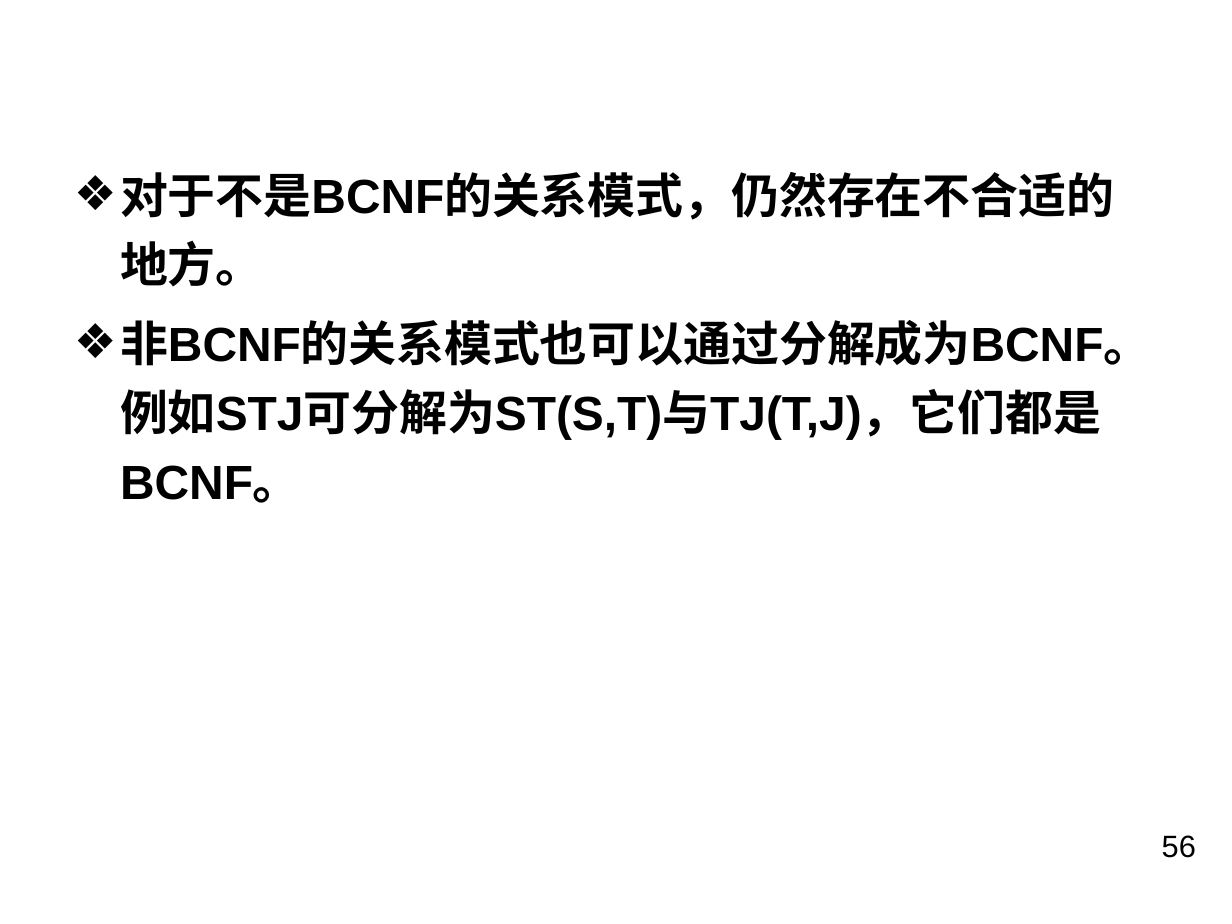
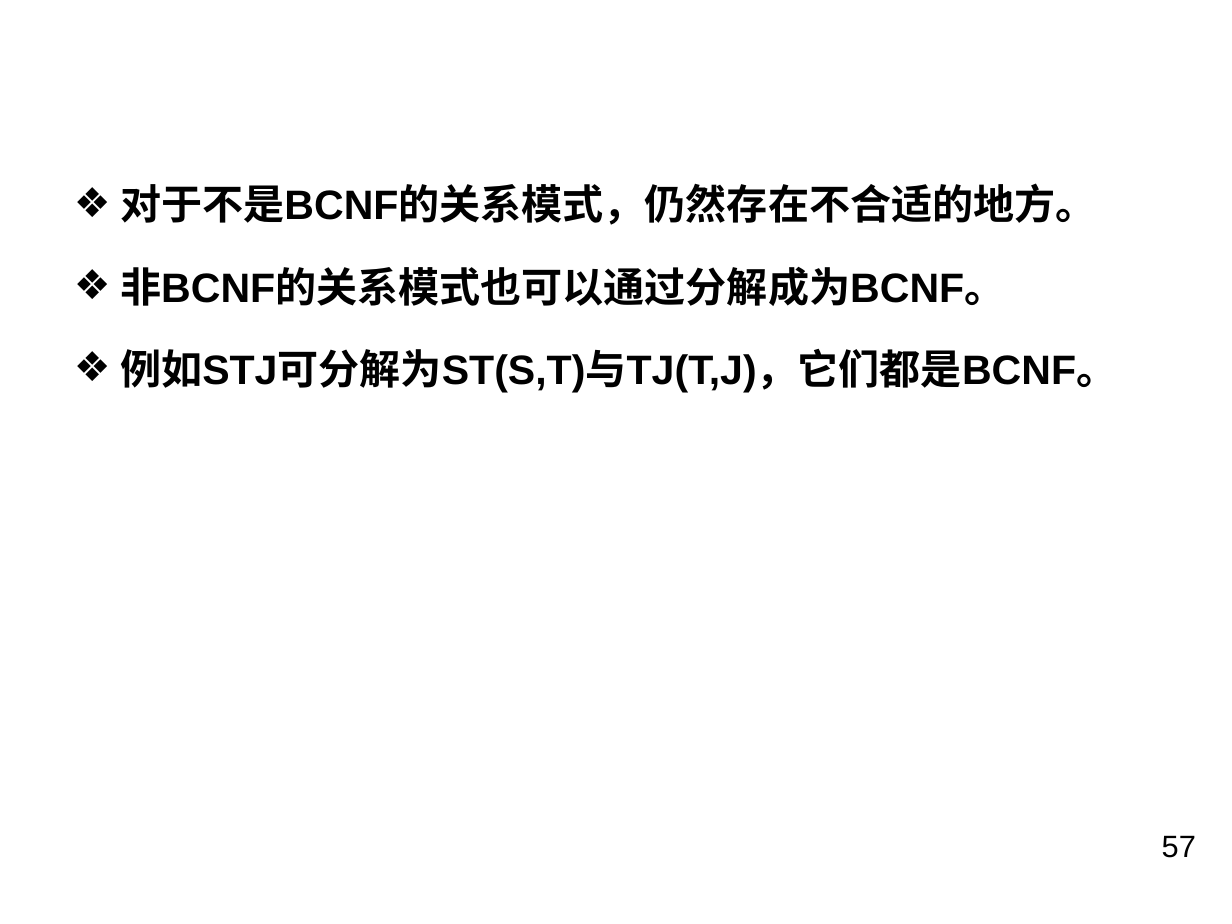
Before and after one commit to BlueVegetable/kejian, a slide deck: slide 57 of 数据库系统/第6章.pptx (slide 56 before the commit). Drawn at 1232x924 pixels with LibreOffice and Linux fonts; fonts in the diff are those of the drawing; background and template pictures are left out. Boxes give left, top, right and bottom in pixels: in the first picture for what was removed or moved away, otherwise in the second. Text is boxed around its words. In the diff, an @@ line names an element or a change of style, - is before the commit and + after.

```diff
--- a/数据库系统/第6章.pptx
+++ b/数据库系统/第6章.pptx
@@ text at [120, 183, 1096, 225]: size 28 to 24 pt in "对于不是BCNF的关系模式，仍然存在不合适的地方。"; line spacing 1.2 to 1.5 @@
@@ text at [120, 267, 1117, 393]: text changed; size 28 to 24 pt @@
-❖ 非BCNF的关系模式也可以通过分解成为BCNF。例如STJ可分解为ST(S,T)与TJ(T,J)，它们都是BCNF。
+❖ 非BCNF的关系模式也可以通过分解成为BCNF。
+❖ 例如STJ可分解为ST(S,T)与TJ(T,J)，它们都是BCNF。
@@ page number at [1162, 835, 1196, 858]: text changed @@
-56
+57
```
Also in this commit, not shown: 57 other slides changed, 1 slide added, 15 other files.
